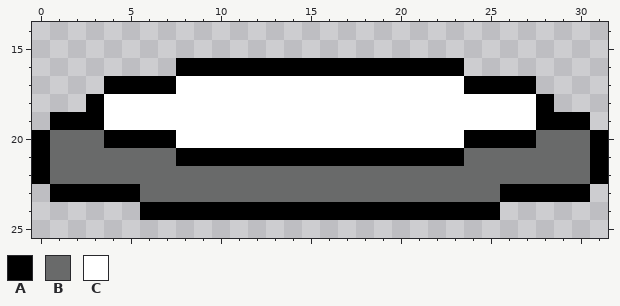
A pixel-art file gets an edit: data/clone_machine.ase. The picture above was drawn from the file before the commit.
32x32 pixels, 1 frame. Shown: x 0..31, y 14..25.
Palette (. is transparent): A #000000  B #696a6a  C #ffffff
Pixels before, first column x 0:
16 ........AAAAAAAAAAAAAAAA........
17 ....AAAACCCCCCCCCCCCCCCCAAAA....
18 ...ACCCCCCCCCCCCCCCCCCCCCCCCA...
19 .AAACCCCCCCCCCCCCCCCCCCCCCCCAAA.
20 ABBBAAAACCCCCCCCCCCCCCCCAAAABBBA
21 ABBBBBBBAAAAAAAAAAAAAAAABBBBBBBA
22 ABBBBBBBBBBBBBBBBBBBBBBBBBBBBBBA
23 .AAAAABBBBBBBBBBBBBBBBBBBBAAAAA.
24 ......AAAAAAAAAAAAAAAAAAAA......
Once edited:
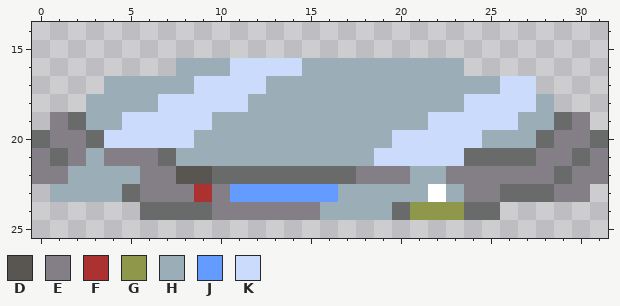
Colours new in this view: D #595652  E #847e87  F #ac3232  G #8f974a  H #9badb7  J #639bff  K #cbdbfc
What changed:
Changed rows in their new state; - is an unchanged pixel.
first column x 0:
16 --------HHHKKKKHHHHHHHHH--------
17 ----HHHHHKKKKHHHHHHHHHHHHHKK----
18 ---HHHHKKKKKHHHHHHHHHHHHKKKKH---
19 -EBHHKKKKKHHHHHHHHHHHHKKKKKHHBE-
20 BEE-KKKKKHHHHHHHHHHHKKKKKHHH-EEB
21 E-EHEEE-HHHHHHHHHHHKKKKK----EE-E
22 EEHHHHEEDD--------EEEHHEEEEEE-EE
23 -HHHHBEEEFEJJJJJJHHHHHCHEEBBBEE-
24 ------BBBBEEEEEEHHHHBGGGBB------
